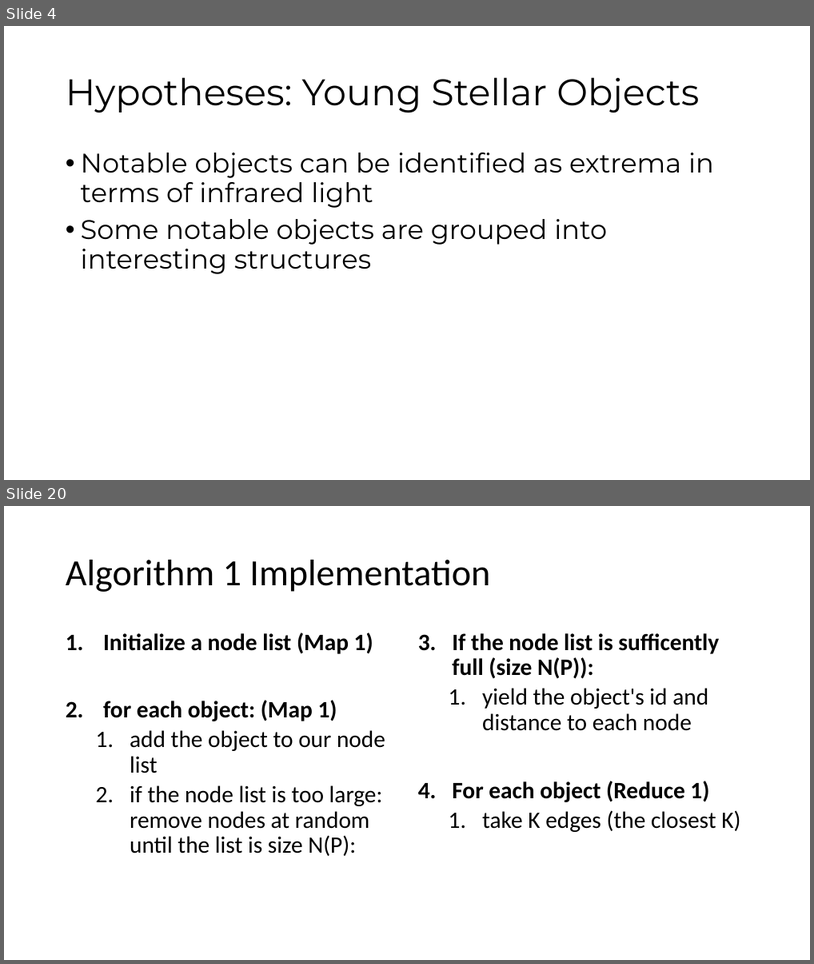
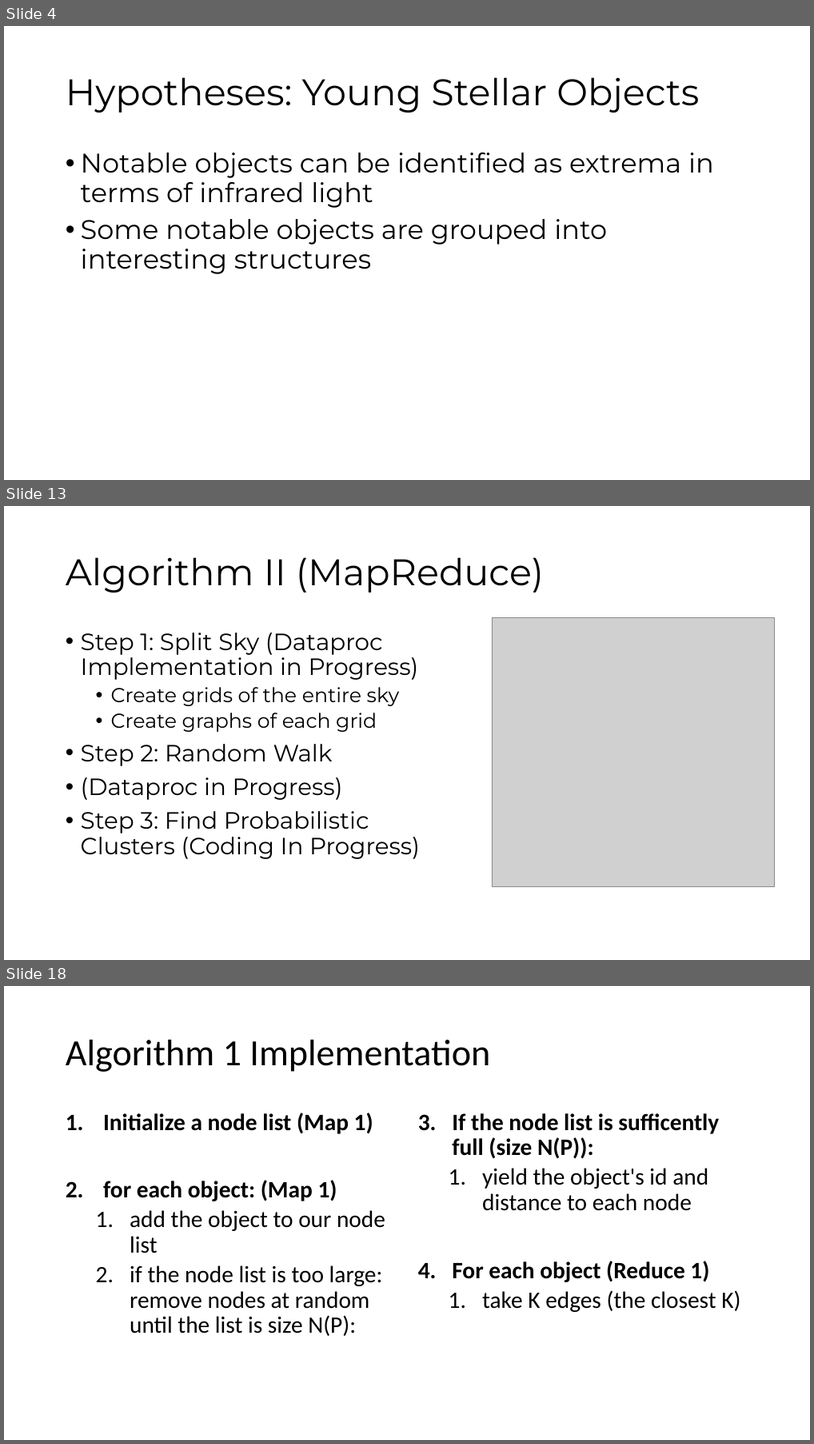
Before and after one commit to ibhojwani/seip_big_data, a slide deck: Presentation.pptx. Shown one above the other, each under a label of ours: slides 4 and 20 before the commit, slides 4, 13 and 18 after it; the slides between them are not shown. The pictures are 814x964 and 814x1444 pixels, drawn with LibreOffice and Linux fonts; fonts in the diff are those of the drawing; grey boxes stand for pictures. Boxes give left, top, right and bottom in pixels: in the first picture for what was removed or moved away, otherwise in the second. Text is boxed around its words. In the diff, an @@ line names an element or a change of style, - is before the commit and + after.

```diff
--- a/Presentation.pptx
+++ b/Presentation.pptx
@@ slide 13 added at <box>4,506,810,960</box>, background #FFFFFF @@
@@ title added at <box>66,557,544,593</box>, 44 pt, text #000000 @@
+Algorithm II (MapReduce)
@@ picture added at <box>492,618,774,887</box> @@
@@ text added at <box>81,632,420,859</box>, 28 pt, text #000000 @@
+• Step 1: Split Sky (Dataproc Implementation in Progress)
+  • Create grids of the entire sky
+  • Create graphs of each grid
+• Step 2: Random Walk
+• (Dataproc in Progress)
+• Step 3: Find Probabilistic Clusters (Coding In Progress)
@@ what was slide 20 is now slide 18 @@
```
Also in this commit, not shown: 10 slides changed, 4 other slides added, 8 slides removed, 3 other files.
